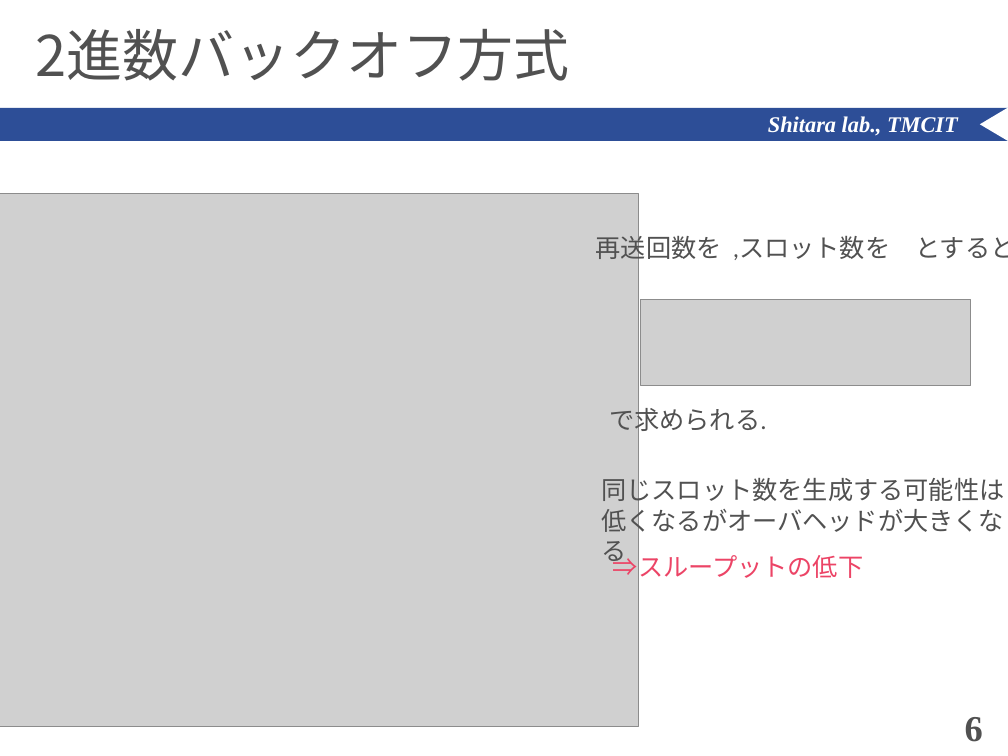
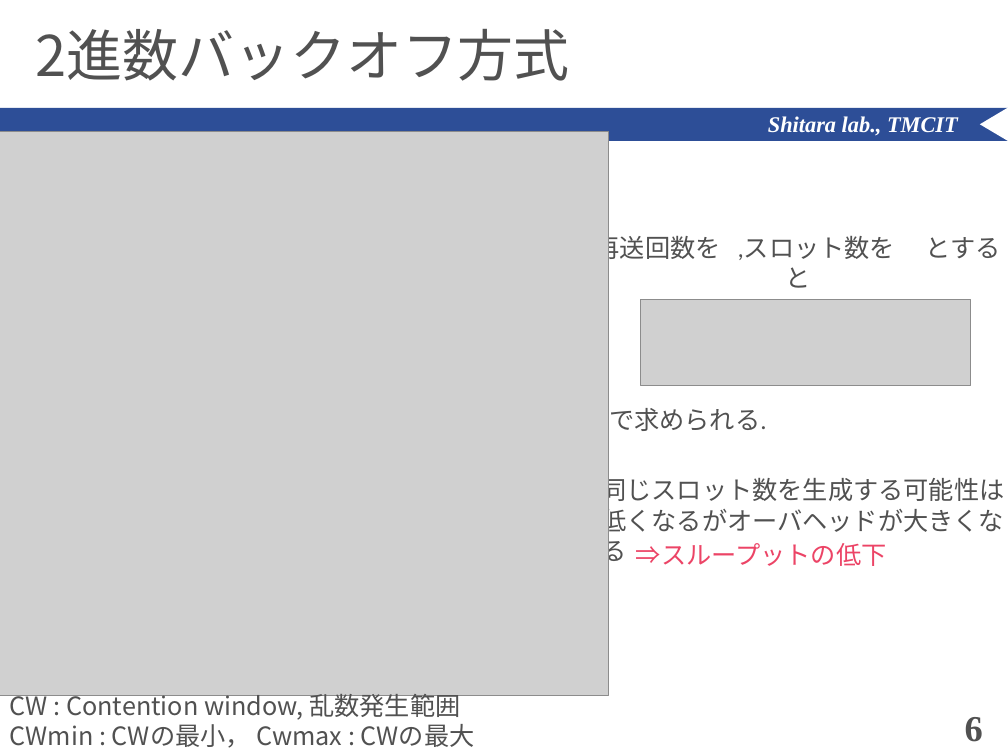
Before and after one commit to ShitaLab-TMCIT/IEEE802.11simulator, a slide deck: slide 6 of paper/shimozawa.pptx. Drawn at 1008x756 pixels with LibreOffice and Linux fonts; fonts in the diff are those of the drawing; grey boxes stand for pictures; background and template pictures are left out. Boxes give left, top, right and bottom in pixels: in the first picture for what was removed or moved away, otherwise in the second. Text is boxed around its words. In the diff, an @@ line names an element or a change of style, - is before the commit and + after.

```diff
--- a/paper/shimozawa.pptx
+++ b/paper/shimozawa.pptx
@@ picture: place and size @@
-picture at bbox=[0, 194, 638, 726]
+picture at bbox=[0, 132, 610, 696]
@@ text "再送回数を ,スロット数を とすると" rewrapped from bbox=[596, 231, 1008, 263] to bbox=[595, 231, 1001, 263] @@
@@ text "⇒スループットの低下" rewrapped from bbox=[613, 551, 863, 583] to bbox=[636, 543, 886, 566] @@
@@ text added at bbox=[10, 689, 475, 748], 18 pt, text #515151 @@
+CW : Contention window, 乱数発生範囲
+CWmin : CWの最小， Cwmax : CWの最大
```
Also in this commit, not shown: 11 other slides changed, 13 other files.
